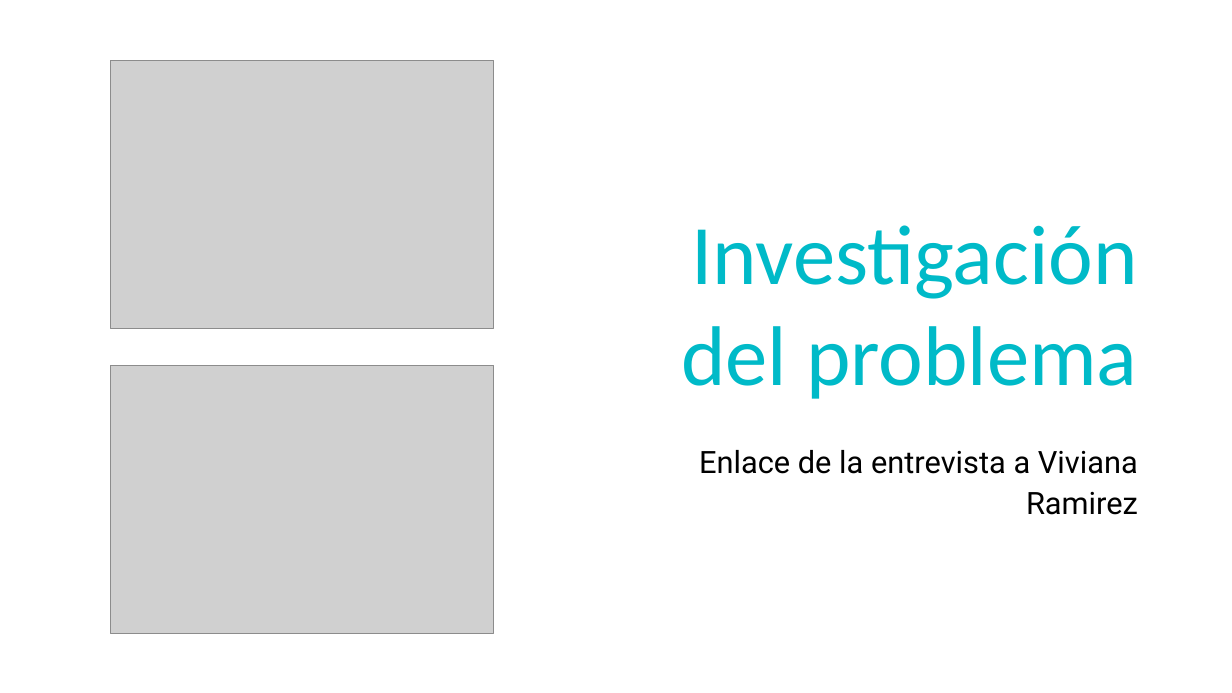
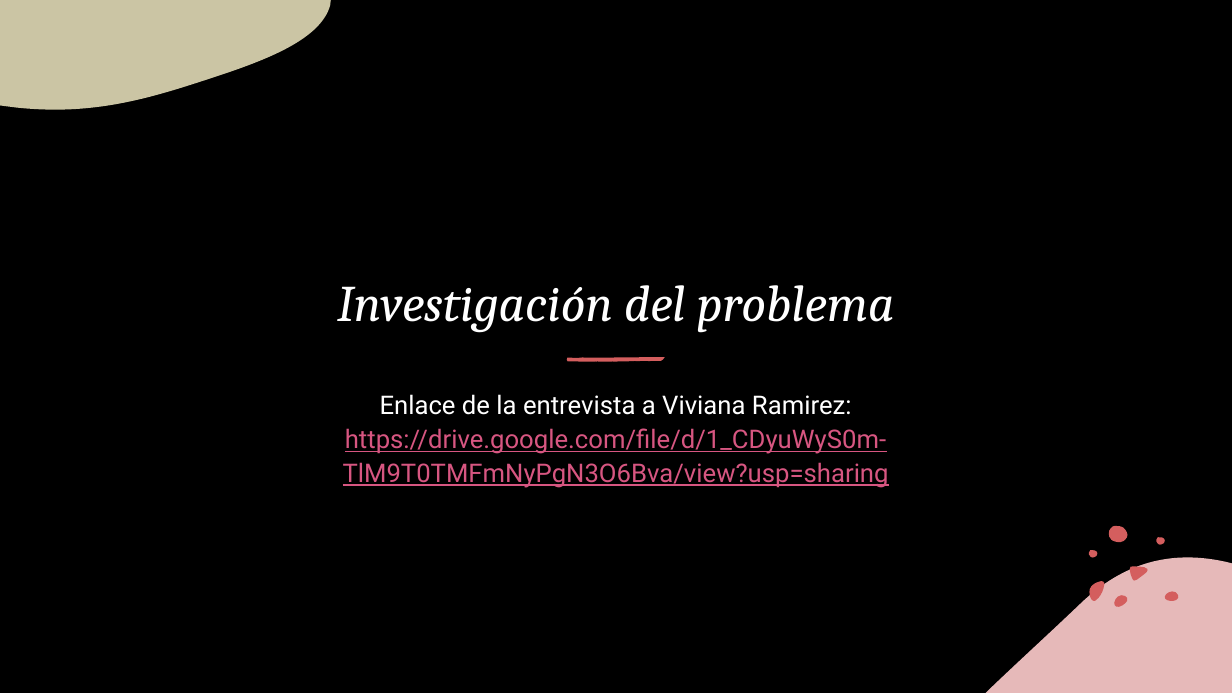
Before and after one commit to Esteban1099/ux_experience, a slide deck: slide 1 of Investigacion del problema.pptx. Drawn at 1232x693 pixels with LibreOffice and Linux fonts; fonts in the diff are those of the drawing; grey boxes stand for pictures; background and template pictures are left out. Boxes give left, top, right and bottom in pixels: in the first picture for what was removed or moved away, otherwise in the second. Text is boxed around its words. In the diff, an @@ line names an element or a change of style, - is before the commit and + after.

Commit message:
design-Scope completo

```diff
--- a/Investigacion del problema.pptx
+++ b/Investigacion del problema.pptx
@@ background #FFFFFF to picture (left out) @@
@@ freeform shape added at [0, 0, 234, 110], fill #DCD9C3 at 50% opacity @@
@@ rectangle added at [0, 0, 1232, 693], fill #000000 @@
@@ freeform shape added at [0, 0, 331, 110], fill #CBC5A4 @@
@@ picture removed at [111, 60, 494, 328] @@
@@ title "Investigación del problema": place and size @@
-title "Investigación del problema" at [681, 225, 1137, 399]
+title "Investigación del problema" at [337, 285, 895, 332]
@@ title "Investigación del problema" at [337, 285, 895, 332]: size 66 to 40 pt, font Calibri to Cambria, text colour gradient #00BAC8 to #203040 to #FFFFFF, italic on; alignment right to centre @@
@@ group added at [567, 357, 665, 361]: 5 freeform shapes @@
@@ picture removed at [111, 365, 494, 633] @@
@@ subtitle at [343, 394, 889, 488]: text changed; size 24 to 20 pt; text colour #000000 to #D75681 @@
-Enlace de la entrevista a Viviana Ramirez
+Enlace de la entrevista a Viviana Ramirez: https://drive.google.com/file/d/1_CDyuWyS0m-TlM9T0TMFmNyPgN3O6Bva/view?usp=sharing
@@ freeform shape added at [986, 557, 1232, 693], fill #E5C4BA at 50% opacity @@
@@ freeform shape added at [986, 557, 1232, 693], fill #E6B9B9 @@
@@ group added at [1089, 526, 1179, 607]: 7 freeform shapes @@
```
